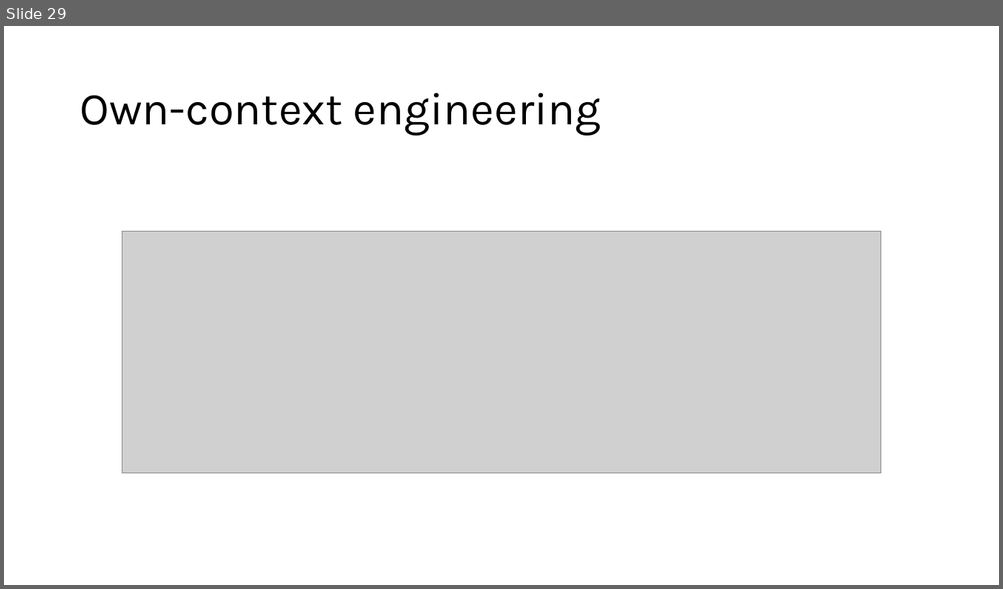
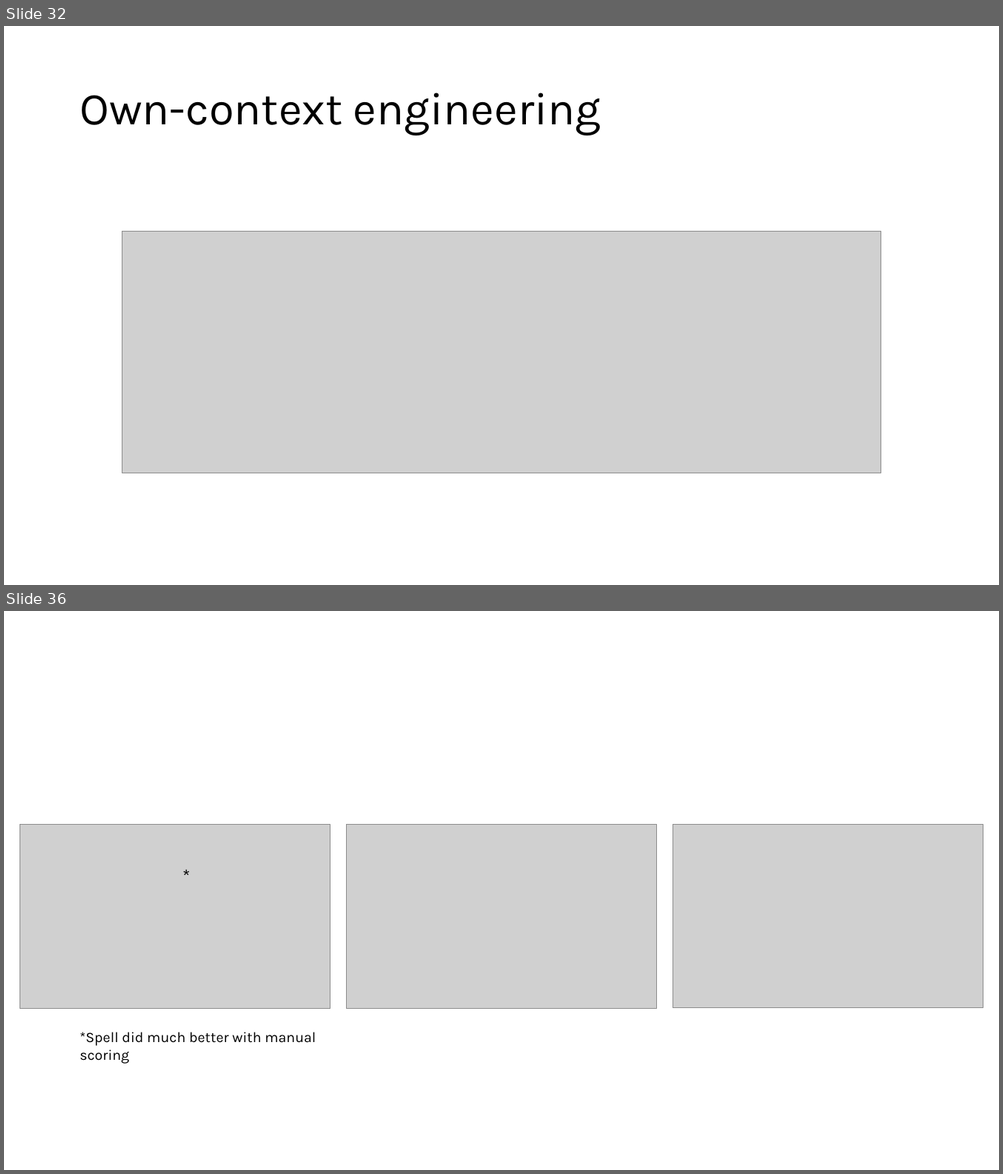
Before and after one commit to lukejoconnor/spell, a slide deck: writeup/spell-slides-030926.pptx. Shown one above the other, each under a label of ours: slide 29 before the commit, slides 32 and 36 after it; the slides between them are not shown. The pictures are 1003x589 and 1003x1174 pixels, drawn with LibreOffice and Linux fonts; fonts in the diff are those of the drawing; grey boxes stand for pictures. Boxes give left, top, right and bottom in pixels: in the first picture for what was removed or moved away, otherwise in the second. Text is boxed around its words. In the diff, an @@ line names an element or a change of style, - is before the commit and + after.

```diff
--- a/writeup/spell-slides-030926.pptx
+++ b/writeup/spell-slides-030926.pptx
@@ slide 36 added at (x1=4, y1=611, x2=999, y2=1170), background #FFFFFF @@
@@ picture added at (x1=20, y1=824, x2=330, y2=1008) @@
@@ picture added at (x1=347, y1=824, x2=656, y2=1008) @@
@@ picture added at (x1=672, y1=824, x2=982, y2=1008) @@
@@ text added at (x1=175, y1=861, x2=199, y2=891), 18 pt, text #000000 @@
+*
@@ text added at (x1=79, y1=1032, x2=316, y2=1064), 14 pt, text #000000 @@
+*Spell did much better with manual scoring
@@ what was slide 29 is now slide 32 @@
```
Also in this commit, not shown: 12 slides changed, 7 other slides added, 5 slides removed, 3 other files.
